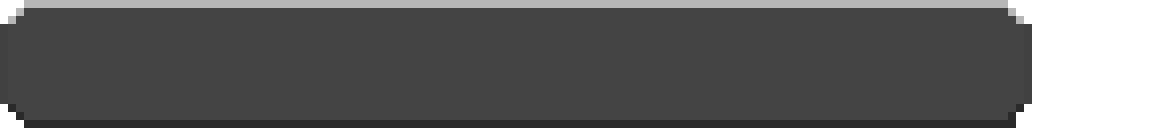
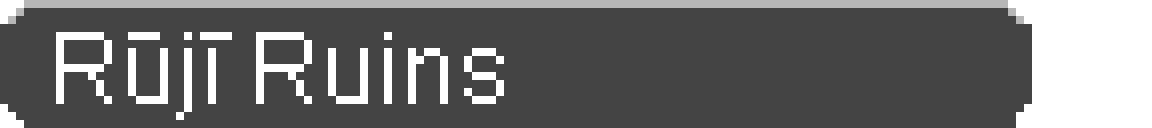
Two versions of the same layered image (1152x128). Layer-by-layer changes:
added layer "Rūjī Ruins" above "BG" over [56, 32, 504, 120]
renamed "pmmlock22.png" to "BG", painted on it over [0, 24, 1032, 128]
renamed "Pasted Layer" to "JP", showed it, painted on it over [80, 32, 504, 120]
